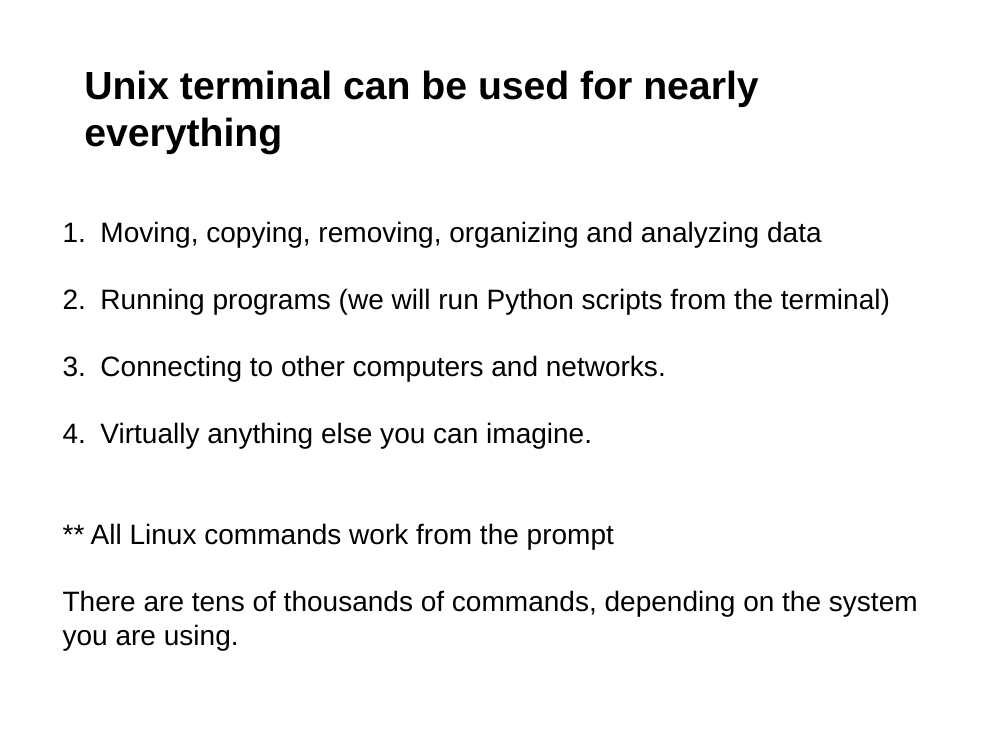
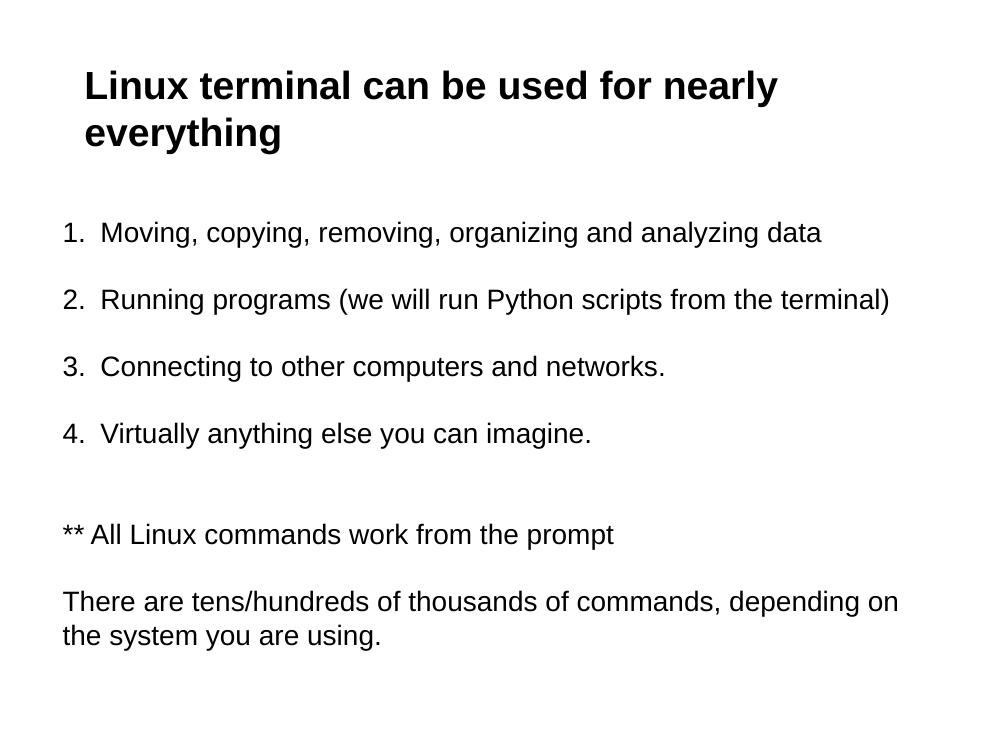
Before and after one commit to tparchman/F26_BIOL792, a slide deck: slide 5 of week1_LinuxI/week1b.pptx. Drawn at 1008x756 pixels with LibreOffice and Linux fonts; fonts in the diff are those of the drawing. Boxes give left, top, right and bottom in pixels: in the first picture for what was removed or moved away, otherwise in the second. Text is boxed around its words. In the diff, an @@ line names an element or a change of style, - is before the commit and + after.

```diff
--- a/week1_LinuxI/week1b.pptx
+++ b/week1_LinuxI/week1b.pptx
@@ text at [84, 70, 778, 154]: text changed @@
-Unix terminal can be used for nearly everything
+Linux terminal can be used for nearly everything
@@ text at [63, 590, 899, 650]: text changed @@
-There are tens of thousands of commands, depending on the system you are using.
+There are tens/hundreds of thousands of commands, depending on the system you are using.
```
Also in this commit, not shown: 4 other slides changed, 3 other files.
